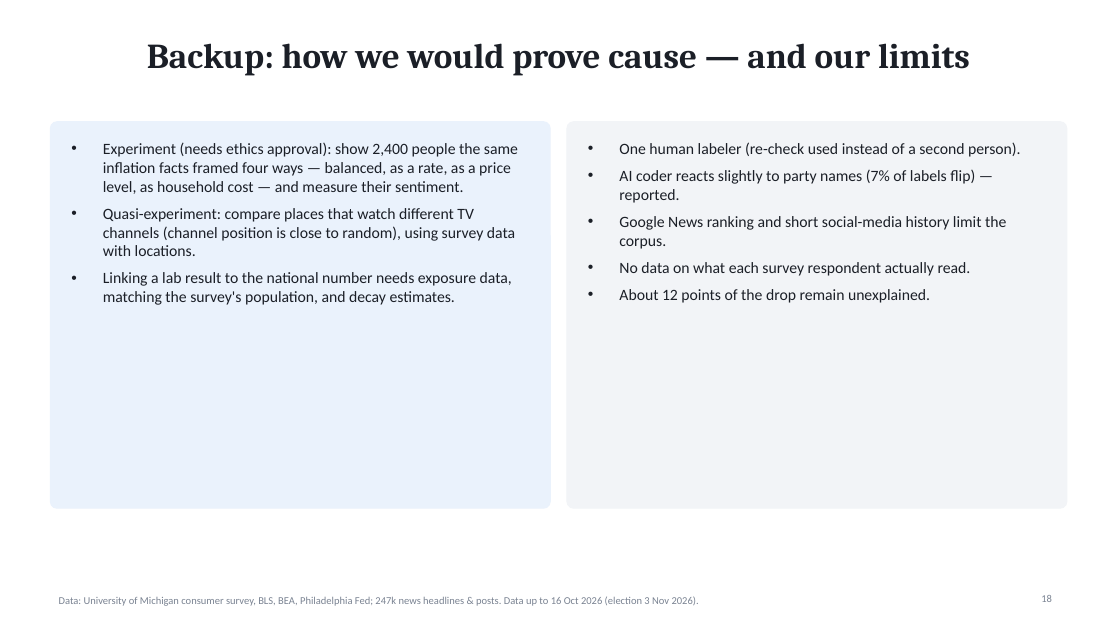
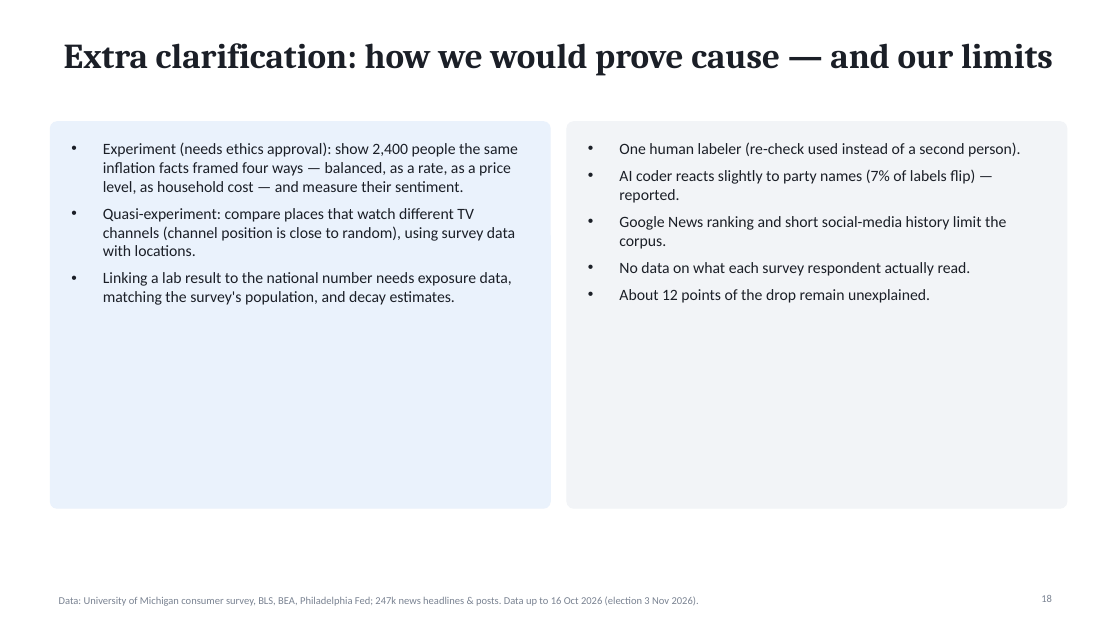
Before and after one commit to SM-dot/consumer-sentiment-2026-midterms, a slide deck: slide 18 of presentation/Sentiment_Midterms_Summary.pptx. Drawn at 1120x630 pixels with LibreOffice and Linux fonts; fonts in the diff are those of the drawing. Boxes give left, top, right and bottom in pixels: in the first picture for what was removed or moved away, otherwise in the second. Text is boxed around its words. In the diff, an @@ line names an element or a change of style, - is before the commit and + after.

```diff
--- a/presentation/Sentiment_Midterms_Summary.pptx
+++ b/presentation/Sentiment_Midterms_Summary.pptx
@@ title at (64, 43, 1053, 76): text changed @@
-Backup: how we would prove cause — and our limits
+Extra clarification: how we would prove cause — and our limits
```
Also in this commit, not shown: 1 other slide changed, 4 other files.
